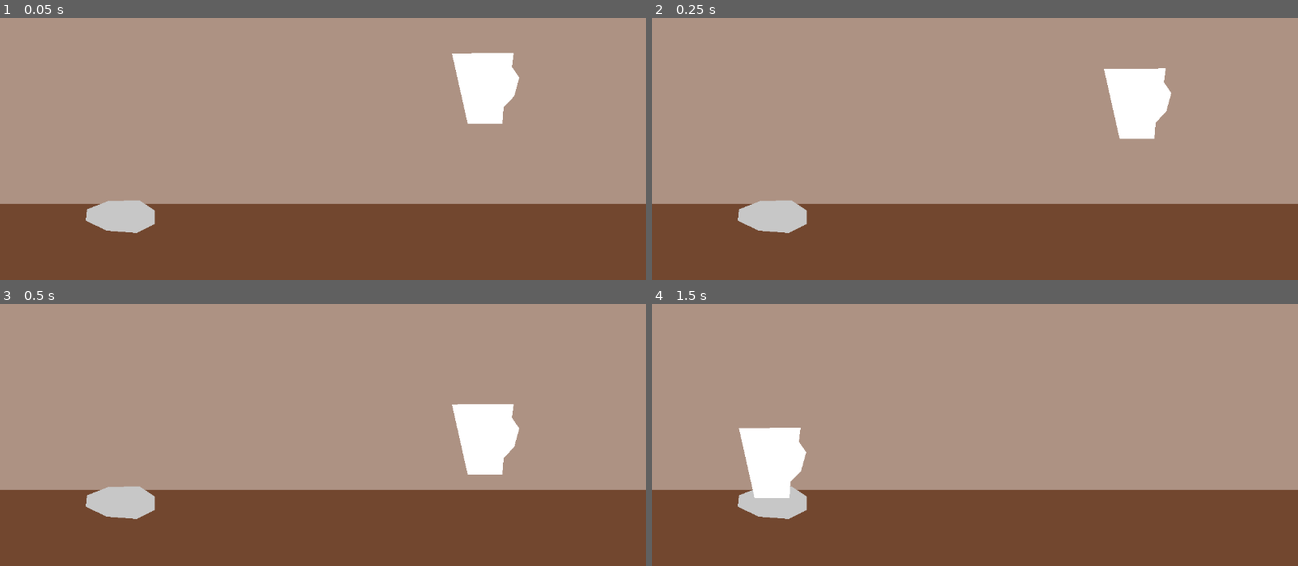
Above: before the commit, frames 1-4 (two rows, left to right).
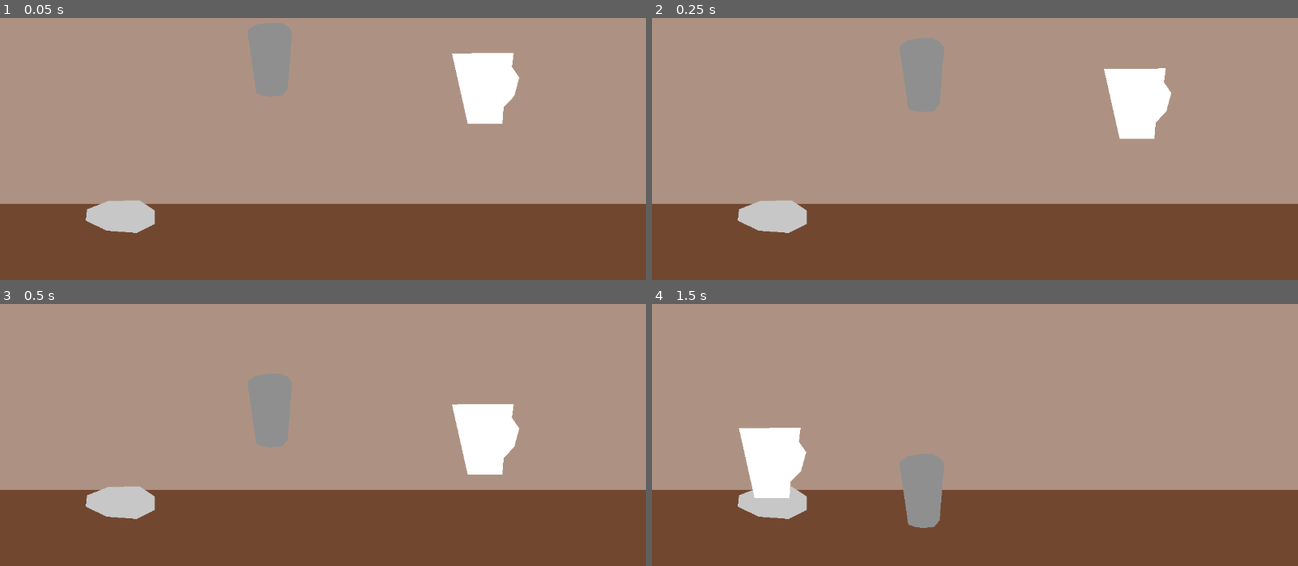
Above: after the commit, the same moments.

Repository: ltg7412/SpookyBarista
Game: Godot game, scene res://game.tscn
The game is run twice, just before and just after one commit, with the same random seed, the same clock (stepped at 60 frames per second) and the same inputs.
Inputs (mouse positions are in pixels of both pictures, inside the frame that each line leads up to):
- Up to frame 1 (0.05 s): no input
- Up to frame 2 (0.25 s): no input
- Up to frame 3 (0.5 s): no input
- Up to frame 4 (1.5 s): drag from (1142, 445) to (774, 463) at 0.52 s; drag from (845, 403) to (774, 463) at 1.27 s

The runs differ from the first frame. In frame 1, 1.6% of the frame differs, in the area x 38-46%, y 1-30%; in frame 2, 1.6%, in the area x 38-46%, y 7-36%; in frame 3, 1.6%; in frame 4, 1.6%.

Commit message:
add tagged cushions and reworked pin system

Diff:
--- a/Autoloads/Globals.gd
+++ b/Autoloads/Globals.gd
@@ -2,15 +2,18 @@
 
 signal new_tool_grabbed(tool: Tool)
 
-var dragging: Tool:
+var _dragging: Tool:
 	set(value):
-		dragging = value
-		new_tool_grabbed.emit(dragging)
+		_dragging = value
+		new_tool_grabbed.emit(_dragging)
 
 func grab_tool(tool: Tool) -> void:
-	dragging = tool
+	_dragging = tool
 	tool.start_drag()
 
 func release_tool() -> void:
-	dragging.end_drag()
-	dragging = null
+	_dragging.end_drag()
+	_dragging = null
+
+func is_dragging() -> bool:
+	return _dragging != null
--- /dev/null
+++ b/Components/Pinning/conditional_pin_cushion.gd
@@ -0,0 +1,10 @@
+extends PinCushionComponent
+
+@export var acceptable_pin_ids: Array[StringName]
+
+func try_pin_with(pin: PinComponent) -> bool:
+	if not acceptable_pin_ids.has(pin.id):
+		return false
+
+	super(pin)
+	return true
--- a/Components/Pinning/pin_component.gd
+++ b/Components/Pinning/pin_component.gd
@@ -1,14 +1,24 @@
 class_name PinComponent extends Area2D
 
+signal pinned(cushion: PinCushionComponent)
+signal unpinned
+
 @export var pinning: Node2D
+@export var id: StringName
+
 var pinning_to: PinCushionComponent
 
-func try_pin() -> PinCushionComponent:
+func try_pin() -> bool:
 	for area in get_overlapping_areas():
 		if area is PinCushionComponent:
-			pinning_to = area
-			return area
-	return null
+			if _try_pin_to_cushion(area): return true
+	return false
+
+func _try_pin_to_cushion(cushion: PinCushionComponent) -> bool:
+	if not cushion.try_pin_with(self): return false
+	pinning_to = cushion
+	pinned.emit(cushion)
+	return true
 
 func is_pinned() -> bool:
 	return pinning_to != null
@@ -16,3 +26,4 @@
 func unpin() -> void:
 	pinning_to.remove_pin()
 	pinning_to = null
+	unpinned.emit()
--- a/Components/Pinning/pin_component.tscn
+++ b/Components/Pinning/pin_component.tscn
@@ -1,8 +1,15 @@
-[gd_scene load_steps=2 format=3 uid="uid://donlu87aqrq84"]
+[gd_scene load_steps=3 format=3 uid="uid://donlu87aqrq84"]
 
 [ext_resource type="Script" uid="uid://c5o1k2qdjuxu3" path="res://Components/Pinning/pin_component.gd" id="1_cpu54"]
+
+[sub_resource type="CircleShape2D" id="CircleShape2D_cpu54"]
+radius = 3.5
 
 [node name="PinComponent" type="Area2D"]
 collision_layer = 4
 collision_mask = 8
 script = ExtResource("1_cpu54")
+
+[node name="CollisionShape2D" type="CollisionShape2D" parent="."]
+shape = SubResource("CircleShape2D_cpu54")
+debug_color = Color(0.998009, 0, 0.152745, 0.42)
--- a/Components/Pinning/pin_cushion_component.gd
+++ b/Components/Pinning/pin_cushion_component.gd
@@ -5,9 +5,10 @@
 
 var pinned_with: PinComponent
 
-func pin_with(pin: PinComponent) -> void:
+func try_pin_with(pin: PinComponent) -> bool:
 	pinned_by.emit(pin)
 	pinned_with = pin
+	return true
 
 func remove_pin() -> void:
 	unpinned.emit(pinned_with)
--- /dev/null
+++ b/Components/Tool/MetalShaker.tscn
@@ -0,0 +1,33 @@
+[gd_scene load_steps=4 format=3 uid="uid://c6m0cxqu03mys"]
+
+[ext_resource type="Script" uid="uid://bdvvq8p55vgq7" path="res://Components/Tool/Tool.gd" id="1_vewd8"]
+[ext_resource type="PackedScene" uid="uid://donlu87aqrq84" path="res://Components/Pinning/pin_component.tscn" id="2_dngbh"]
+
+[sub_resource type="RectangleShape2D" id="RectangleShape2D_vewd8"]
+size = Vector2(72, 122)
+
+[node name="Tool" type="RigidBody2D"]
+collision_mask = 2
+input_pickable = true
+script = ExtResource("1_vewd8")
+metadata/_custom_type_script = "uid://bdvvq8p55vgq7"
+
+[node name="Sprite" type="Sprite2D" parent="."]
+
+[node name="Polygon2D" type="Polygon2D" parent="Sprite"]
+position = Vector2(-4, -4)
+scale = Vector2(2, 2)
+color = Color(0.562958, 0.562958, 0.562958, 1)
+polygon = PackedVector2Array(-11, -48, 1, -50, 12, -50, 18, -47, 22, -42, 18, 9, 13, 15, 3, 16, -4, 15, -10, 13, -18, -43)
+
+[node name="CollisionShape2D" type="CollisionShape2D" parent="."]
+position = Vector2(0, -39)
+shape = SubResource("RectangleShape2D_vewd8")
+
+[node name="PinComponent" parent="." node_paths=PackedStringArray("pinning") instance=ExtResource("2_dngbh")]
+position = Vector2(-0.5, -24)
+pinning = NodePath("..")
+id = &"shaker"
+
+[connection signal="mouse_entered" from="." to="." method="_on_mouse_entered"]
+[connection signal="mouse_exited" from="." to="." method="_on_mouse_exited"]
--- a/Components/Tool/Tool.gd
+++ b/Components/Tool/Tool.gd
@@ -1,6 +1,8 @@
 class_name Tool extends RigidBody2D
 
-@onready var pin_component = $PinComponent
+signal drag_started(tool: Tool)
+
+@onready var pin_component: PinComponent = $PinComponent
 var _is_under_mouse := false
 var _dragging := false
 var _mouse_offset: Vector2
@@ -8,6 +10,8 @@
 func _ready() -> void:
 	add_to_group(&"tools")
 	input_pickable = true
+	pin_component.pinned.connect(on_pinned)
+	pin_component.unpinned.connect(on_unpinned)
 
 func _input(event: InputEvent) -> void:
 	if event is not InputEventMouseButton: return
@@ -18,15 +22,17 @@
 		Globals.release_tool()
 
 func attempt_interaction() -> void:
-	if not _is_under_mouse or _dragging: return
+	var mouse_over_tool = _is_under_mouse and not _dragging
+	if not mouse_over_tool: return
+	if Globals.is_dragging(): return
 
 	if pin_component.is_pinned():
-		unpin()
 		pin_component.unpin()
 
 	Globals.grab_tool(self)
 
 func start_drag() -> void:
+	drag_started.emit(self)
 	can_sleep = false
 	_dragging = true
 	_mouse_offset = global_position - get_global_mouse_position()
@@ -35,17 +41,15 @@
 	_dragging = false
 	can_sleep = true
 
-	var pin_cushion: PinCushionComponent = pin_component.try_pin()
-	if pin_cushion != null:
-		pin_to(pin_cushion)
+	pin_component.try_pin()
 
-func pin_to(cushion: PinCushionComponent):
+func on_pinned(cushion: PinCushionComponent):
 	freeze = true
 	var tween = get_tree().create_tween()
 	tween.set_trans(Tween.TRANS_CUBIC)
 	tween.tween_property(self, "position", cushion.global_position, 0.1)
 
-func unpin():
+func on_unpinned():
 	freeze = false
 
 func _integrate_forces(state: PhysicsDirectBodyState2D) -> void:
--- a/Components/Tool/tool.tscn
+++ b/Components/Tool/tool.tscn
@@ -7,8 +7,6 @@
 
 [sub_resource type="RectangleShape2D" id="RectangleShape2D_80nbo"]
 size = Vector2(128, 128)
-
-[sub_resource type="CircleShape2D" id="CircleShape2D_l4fl8"]
 
 [node name="Tool" type="RigidBody2D"]
 collision_mask = 2
@@ -19,16 +17,15 @@
 
 [node name="Sprite" type="Sprite2D" parent="."]
 
+[node name="TempSprite" type="Polygon2D" parent="Sprite"]
+polygon = PackedVector2Array(46, -64, -64, -63, -36, 62, 26, 62, 28, 33, 47, 13, 56, -20, 43, -39)
+
 [node name="CollisionShape2D" type="CollisionShape2D" parent="."]
 shape = SubResource("RectangleShape2D_80nbo")
 
-[node name="PinComponent" parent="." instance=ExtResource("3_l4fl8")]
-
-[node name="CollisionShape2D2" type="CollisionShape2D" parent="PinComponent"]
-shape = SubResource("CircleShape2D_l4fl8")
-
-[node name="TempSprite" type="Polygon2D" parent="."]
-polygon = PackedVector2Array(46, -64, -64, -63, -36, 62, 26, 62, 28, 33, 47, 13, 56, -20, 43, -39)
+[node name="PinComponent" parent="." node_paths=PackedStringArray("pinning") instance=ExtResource("3_l4fl8")]
+pinning = NodePath("..")
+id = &"cup"
 
 [connection signal="mouse_entered" from="." to="." method="_on_mouse_entered"]
 [connection signal="mouse_exited" from="." to="." method="_on_mouse_exited"]
--- /dev/null
+++ b/Components/ToolContainer/tool_container.gd
@@ -0,0 +1,14 @@
+extends Node2D
+
+func _ready() -> void:
+	child_entered_tree.connect(_on_child_entered_tree)
+	for child in get_children():
+		_on_child_entered_tree(child)
+
+func _on_child_entered_tree(child: Node) -> void:
+	print("child added of type " + str(typeof(child)))
+	if child is not Tool: return
+	(child as Tool).drag_started.connect(_on_tool_dragged)
+
+func _on_tool_dragged(tool: Tool):
+	move_child(tool, -1)
--- a/game.tscn
+++ b/game.tscn
@@ -1,7 +1,10 @@
-[gd_scene load_steps=5 format=3 uid="uid://c7n5q231pp4my"]
+[gd_scene load_steps=8 format=3 uid="uid://c7n5q231pp4my"]
 
 [ext_resource type="PackedScene" uid="uid://kt37rr4g8uqr" path="res://Components/Tool/tool.tscn" id="1_80nbo"]
 [ext_resource type="PackedScene" uid="uid://dbn260w4htbb" path="res://Components/Pinning/pin_cushion_component.tscn" id="2_e2o6t"]
+[ext_resource type="Script" uid="uid://7ffgsdsldyd3" path="res://Components/Pinning/conditional_pin_cushion.gd" id="2_feb5d"]
+[ext_resource type="Script" uid="uid://cxp638bypl7h6" path="res://Components/ToolContainer/tool_container.gd" id="3_7jktm"]
+[ext_resource type="PackedScene" uid="uid://c6m0cxqu03mys" path="res://Components/Tool/MetalShaker.tscn" id="4_fc0e3"]
 
 [sub_resource type="RectangleShape2D" id="RectangleShape2D_mwb40"]
 size = Vector2(1384, 340)
@@ -35,6 +38,8 @@
 
 [node name="PinCushionComponent" parent="." instance=ExtResource("2_e2o6t")]
 position = Vector2(219, 465)
+script = ExtResource("2_feb5d")
+acceptable_pin_ids = Array[StringName]([&"cup"])
 
 [node name="CollisionShape2D" type="CollisionShape2D" parent="PinCushionComponent"]
 shape = SubResource("CircleShape2D_feb5d")
@@ -44,5 +49,11 @@
 color = Color(0.781407, 0.781407, 0.781407, 1)
 polygon = PackedVector2Array(179, 521, 177, 541, 214, 559, 268, 563, 300, 547, 300, 523, 273, 505, 217, 506)
 
-[node name="Tool" parent="." instance=ExtResource("1_80nbo")]
+[node name="ToolContainer" type="Node2D" parent="."]
+script = ExtResource("3_7jktm")
+
+[node name="Tool" parent="ToolContainer" instance=ExtResource("1_80nbo")]
 position = Vector2(870, 306)
+
+[node name="Tool2" parent="ToolContainer" instance=ExtResource("4_fc0e3")]
+position = Vector2(481, 292)
Not shown, added: Components/Pinning/conditional_pin_cushion.gd.uid
Not shown: 1 places in Components/Tool/tool.tscn that only renumber resources
Not shown, added: Components/ToolContainer/tool_container.gd.uid
Not shown, added: icon.svg.import
Not shown, changed: .gitignore
